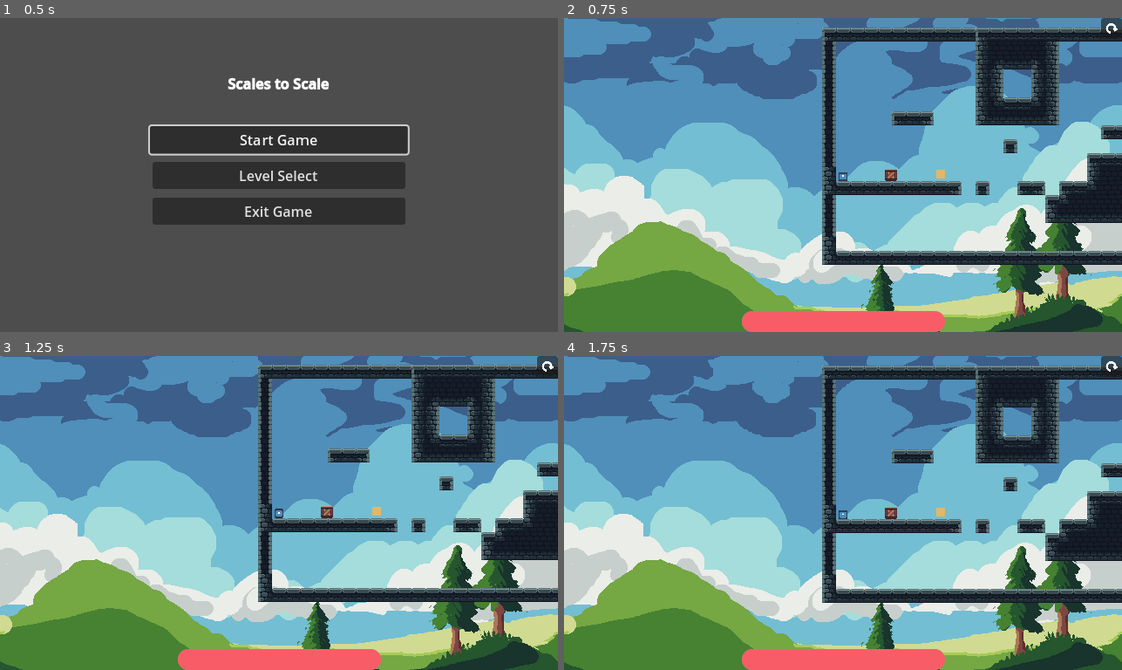
Above: before the commit, frames 1-4 (two rows, left to right).
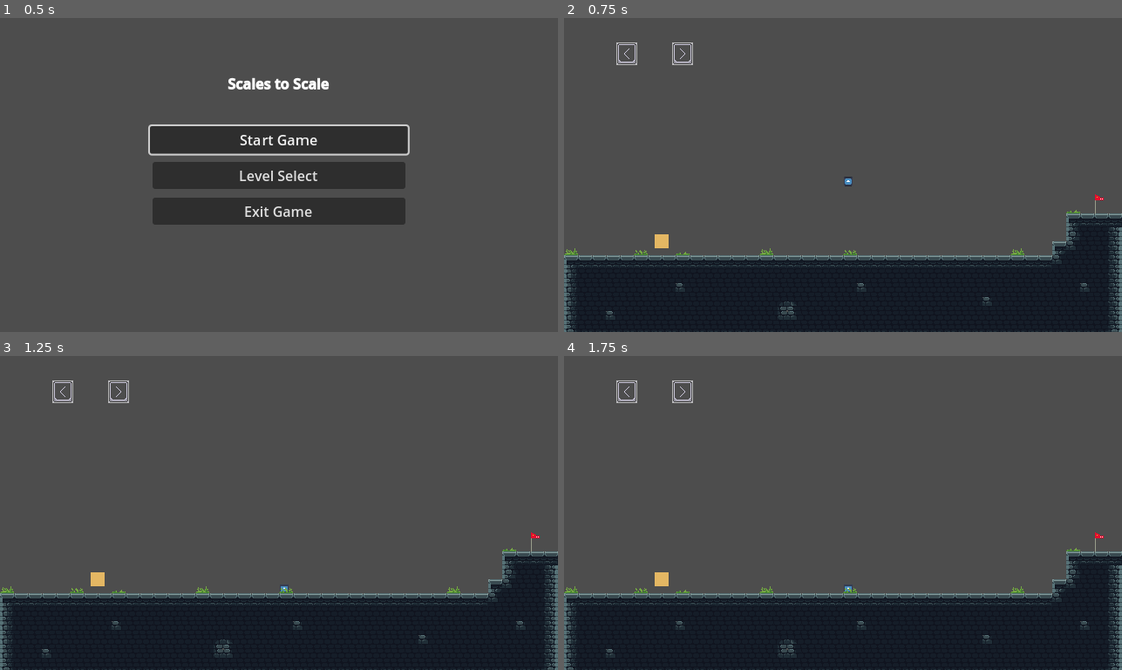
Above: after the commit, the same moments.

Repository: Robocraft999/ScalesToScale
Game: Godot game, scene res://scenes/root.tscn
Same seed, same stepped clock (60 frames per second), same inputs: the game is played once before the commit and once after it. The engine's default icon, where the game draws it, is replaced by a stand-in: a white triangle on a blue panel in a dark square.
Inputs (mouse positions are in pixels of both pictures, inside the frame that each line leads up to):
- Up to frame 1 (0.5 s): no input
- Up to frame 2 (0.75 s): click "Start Game" at 0.5 s
- Up to frame 3 (1.25 s): no input
- Up to frame 4 (1.75 s): click (1110, 365) at 1.27 s

Frame 1 is identical in both runs. In frame 2, 96% of the frame differs, in the area x 0-100%, y 0-100%; in frame 3, 96%; in frame 4, 96%.

Commit message:
added simple ending to tutorial

Diff:
--- a/scenes/levels/tutorial_0.tscn
+++ b/scenes/levels/tutorial_0.tscn
@@ -114,9 +114,10 @@
 [node name="Tutorial0" type="Node2D"]
 script = ExtResource("1_m43d6")
 
-[node name="DragonFlag" type="StaticBody2D" parent="."]
+[node name="DragonFlag" type="Area2D" parent="."]
 position = Vector2(608, 213)
 collision_layer = 4
+collision_mask = 2
 
 [node name="Sprite2D" type="Sprite2D" parent="DragonFlag"]
 texture = ExtResource("3_aw1e5")
@@ -201,5 +202,10 @@
 [node name="PhantomCamera2D" type="Node2D" parent="."]
 position = Vector2(320, 180)
 script = ExtResource("12_k4lce")
+follow_mode = 2
 tween_resource = SubResource("Resource_552mf")
+follow_damping = true
+follow_damping_value = Vector2(0.5, 0.5)
 draw_limits = true
+
+[connection signal="body_entered" from="DragonFlag" to="." method="_on_dragon_flag_body_entered"]
--- a/scenes/main_menu.tscn
+++ b/scenes/main_menu.tscn
@@ -1,7 +1,7 @@
 [gd_scene load_steps=4 format=3 uid="uid://2nqpmv02h2ib"]
 
 [ext_resource type="Script" path="res://scripts/animated_button.gd" id="1_fg5ul"]
-[ext_resource type="Script" path="res://scripts/main_menu.gd" id="1_qfm38"]
+[ext_resource type="Script" path="res://scripts/levels/main_menu.gd" id="1_qfm38"]
 [ext_resource type="AudioStream" uid="uid://brxu32wgtne0k" path="res://sfx/select.wav" id="3_fwfio"]
 
 [node name="MainMenu" type="Node"]
--- a/scenes/root.tscn
+++ b/scenes/root.tscn
@@ -1,12 +1,13 @@
-[gd_scene load_steps=4 format=3 uid="uid://c1jm8vxalt1c6"]
+[gd_scene load_steps=5 format=3 uid="uid://c1jm8vxalt1c6"]
 
 [ext_resource type="Script" path="res://scripts/scene_manager.gd" id="1_qtxrc"]
 [ext_resource type="PackedScene" uid="uid://333vqfbf2bv7" path="res://scenes/test.tscn" id="2_4mxv4"]
-[ext_resource type="PackedScene" path="res://scenes/main_menu.tscn" id="2_10n0m"]
+[ext_resource type="PackedScene" uid="uid://2nqpmv02h2ib" path="res://scenes/main_menu.tscn" id="2_10n0m"]
+[ext_resource type="PackedScene" uid="uid://bpn1x8cdvpmgd" path="res://scenes/levels/tutorial_0.tscn" id="3_exf5w"]
 
 [node name="root" type="Node"]
 
 [node name="SceneManager" type="Node" parent="."]
 unique_name_in_owner = true
 script = ExtResource("1_qtxrc")
-editor_scenes = Array[PackedScene]([ExtResource("2_10n0m"), ExtResource("2_4mxv4")])
+editor_scenes = Array[PackedScene]([ExtResource("2_10n0m"), ExtResource("3_exf5w"), ExtResource("2_4mxv4")])
--- a/scripts/levels/tutorial_0.gd
+++ b/scripts/levels/tutorial_0.gd
@@ -1,6 +1,4 @@
 extends Node2D
-
-@export var finish_enabled := false
 
 func _ready() -> void:
 	pass
@@ -12,3 +10,13 @@
 # Collectible pickup
 func handle(player: Player):
 	ProgressStore.jump_enabled = true
+
+
+func _on_dragon_flag_body_entered(body: Node2D) -> void:
+	if body is Player:
+		var cam: PhantomCamera2D = $PhantomCamera2D
+		cam.follow_target = $DragonFlag
+		var tween = create_tween()
+		tween.tween_property(cam, "zoom", Vector2(3,3), 3)
+		tween.chain().tween_property(body, "position", Vector2(body.position.x, 0), 3)
+		tween.finished.connect(func(): OptionsManager.get_scene_manager().load_level_scene_by_index(0))
Renamed: scripts/main_menu.gd -> scripts/levels/main_menu.gd
